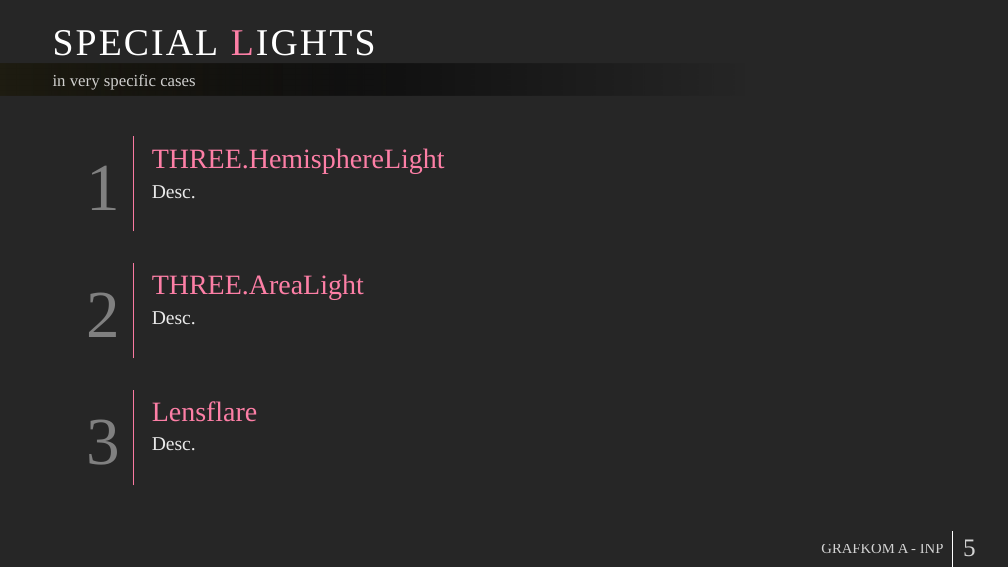
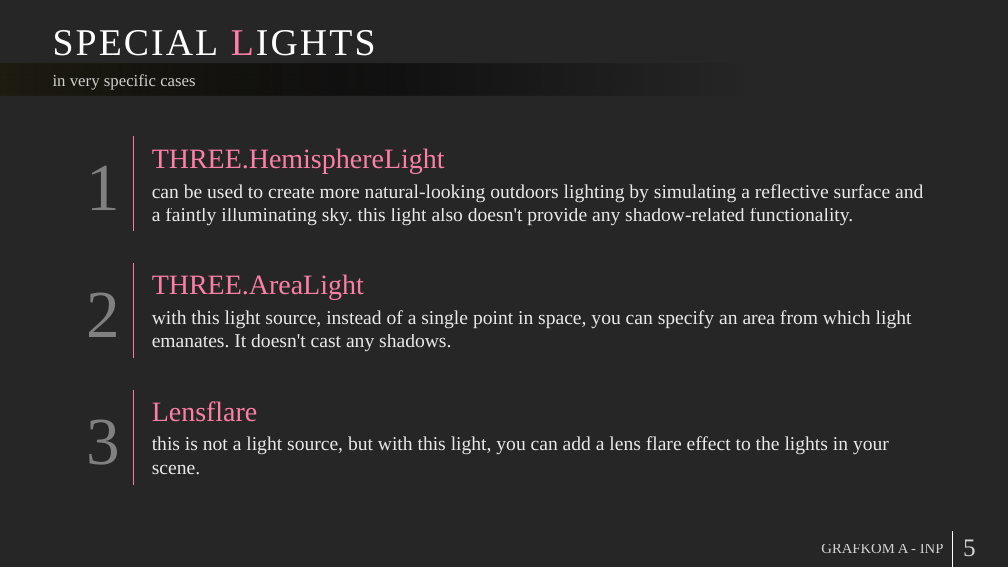
Before and after one commit to Grafkom-A-IF-ITS-2018/presentasi-three-js-inp, a slide deck: slide 5 of Working with the Different Light Sources Avaiable.pptx. Drawn at 1008x567 pixels with LibreOffice and Linux fonts; fonts in the diff are those of the drawing. Boxes give left, top, right and bottom in pixels: in the first picture for what was removed or moved away, otherwise in the second. Text is boxed around its words. In the diff, an @@ line names an element or a change of style, - is before the commit and + after.

```diff
--- a/Working with the Different Light Sources Avaiable.pptx
+++ b/Working with the Different Light Sources Avaiable.pptx
@@ text at bbox=[152, 184, 923, 225]: text changed @@
-Desc.
+can be used to create more natural-looking outdoors lighting by simulating a reflective surface and a faintly illuminating sky. this light also doesn't provide any shadow-related functionality.
@@ text at bbox=[152, 310, 912, 351]: text changed @@
-Desc.
+with this light source, instead of a single point in space, you can specify an area from which light emanates. It doesn't cast any shadows.
@@ text at bbox=[152, 436, 889, 474]: text changed @@
-Desc.
+this is not a light source, but with this light, you can add a lens flare effect to the lights in your scene.
```
Also in this commit, not shown: 2 other slides changed.
